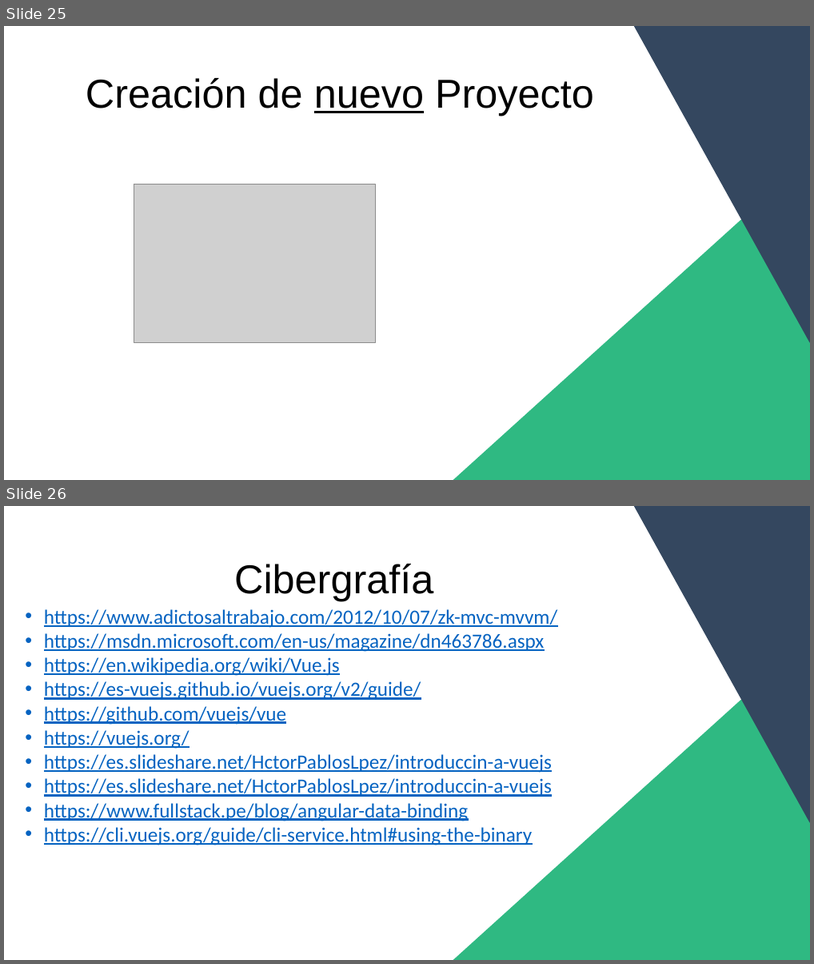
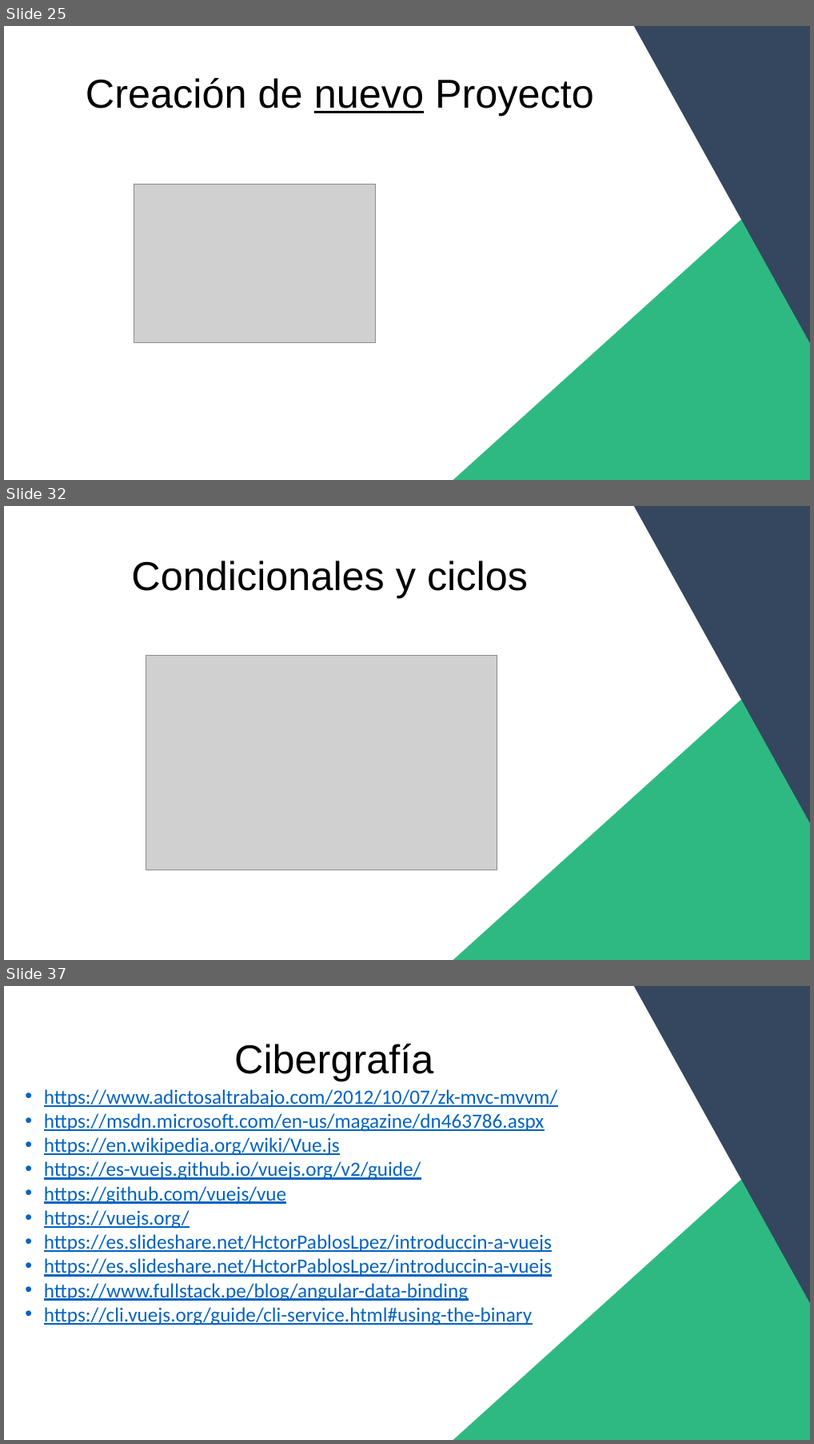
Before and after one commit to jairGomezRod/CursoVueITCancun, a slide deck: PresentaciónVue.pptx. Shown one above the other, each under a label of ours: slides 25 and 26 before the commit, slides 25, 32 and 37 after it; the slides between them are not shown. The pictures are 814x964 and 814x1444 pixels, drawn with LibreOffice and Linux fonts; fonts in the diff are those of the drawing; grey boxes stand for pictures. Boxes give left, top, right and bottom in pixels: in the first picture for what was removed or moved away, otherwise in the second. Text is boxed around its words. In the diff, an @@ line names an element or a change of style, - is before the commit and + after.

```diff
--- a/PresentaciónVue.pptx
+++ b/PresentaciónVue.pptx
@@ slide 32 added at [4, 506, 810, 960], background #FFFFFF @@
@@ triangle added at [635, 506, 810, 822], fill #34475F, outline #34475F 1 pt @@
@@ text added at [131, 560, 528, 598], 48 pt, text #000000 @@
+Condicionales y ciclos
@@ triangle added at [454, 638, 810, 960], fill #2FB982, outline #2FB982 1 pt @@
@@ picture added at [146, 656, 498, 869] @@
@@ what was slide 26 is now slide 37 @@
```
Also in this commit, not shown: 10 other slides added, 1 other file.
